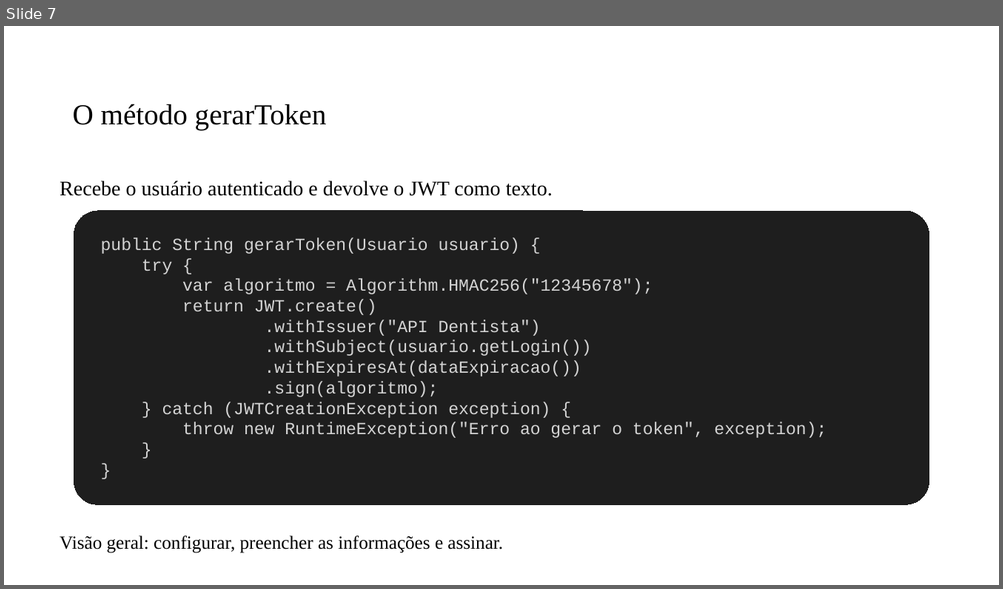
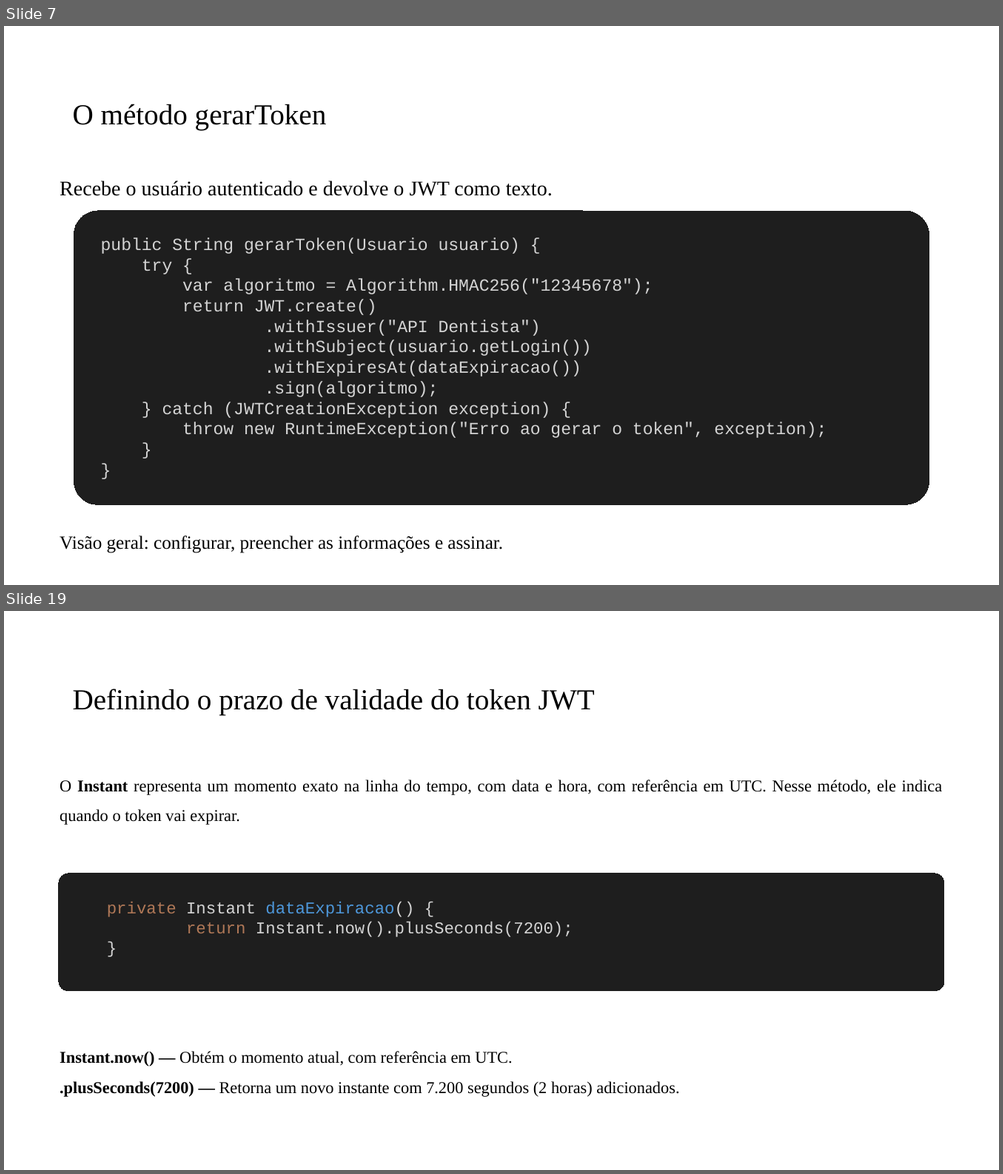
Before and after one commit to PedroMiho/UMC, a slide deck: engenharia-software/software-corporativo/boas-praticas/aula-07-JWT/spring-security.pptx. Shown one above the other, each under a label of ours: slide 7 before the commit, slides 7 and 19 after it; the slides between them are not shown. The pictures are 1003x589 and 1003x1174 pixels, drawn with LibreOffice and Linux fonts; fonts in the diff are those of the drawing; background and template pictures are left out. Boxes give left, top, right and bottom in pixels: in the first picture for what was removed or moved away, otherwise in the second. Text is boxed around its words. In the diff, an @@ line names an element or a change of style, - is before the commit and + after.

```diff
--- a/engenharia-software/software-corporativo/boas-praticas/aula-07-JWT/spring-security.pptx
+++ b/engenharia-software/software-corporativo/boas-praticas/aula-07-JWT/spring-security.pptx
@@ slide 19 added at box(4, 611, 999, 1170), background #FFFFFF @@
@@ title added at box(73, 689, 595, 715), 28 pt, text #000000 @@
+Definindo o prazo de validade do token JWT
@@ text added at box(60, 780, 942, 825), 16 pt, text #000000 @@
+O Instant representa um momento exato na linha do tempo, com data e hora, com referência em UTC. Nesse método, ele indica quando o token vai expirar.
@@ rounded rectangle added at box(59, 874, 944, 991), fill #1E1E1E, outline #1E1E1E 0.75 pt @@
@@ text added at box(107, 902, 573, 937), 16 pt, text #D4D4D4 @@
+private Instant dataExpiracao() {
+return Instant.now().plusSeconds(7200);
+}
@@ text added at box(60, 1051, 679, 1097), 16 pt, text #000000 @@
+Instant.now() — Obtém o momento atual, com referência em UTC.
+.plusSeconds(7200) — Retorna um novo instante com 7.200 segundos (2 horas) adicionados.
```
Also in this commit, not shown: 10 slides changed, 3 other slides added, 2 other files.
